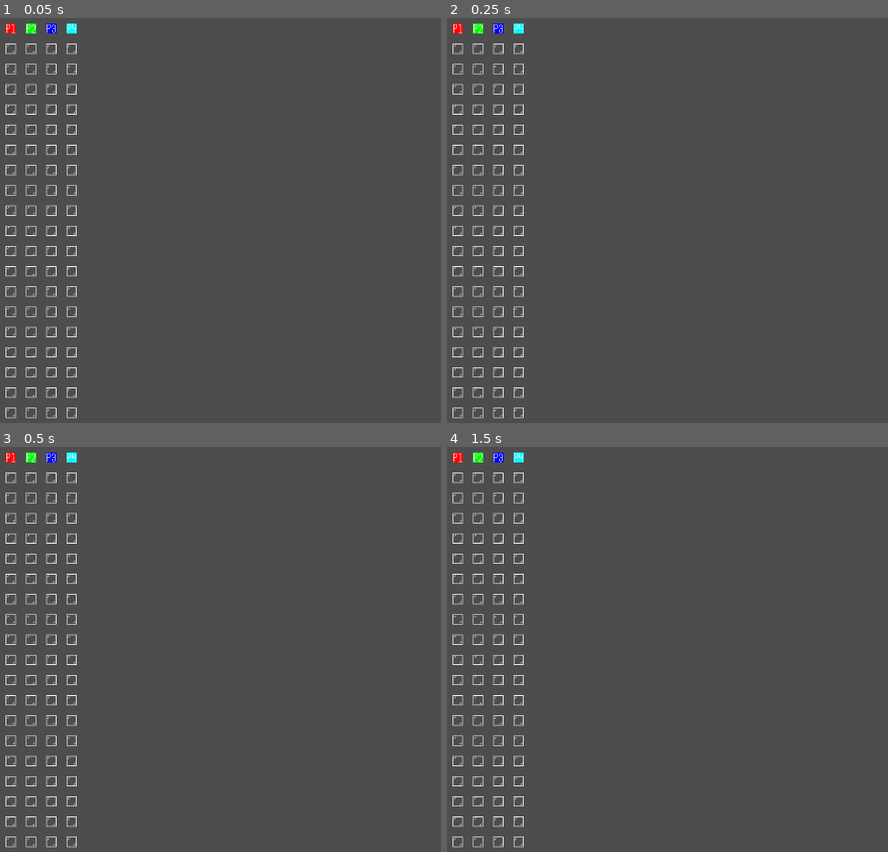
Above: before the commit, frames 1-4 (two rows, left to right).
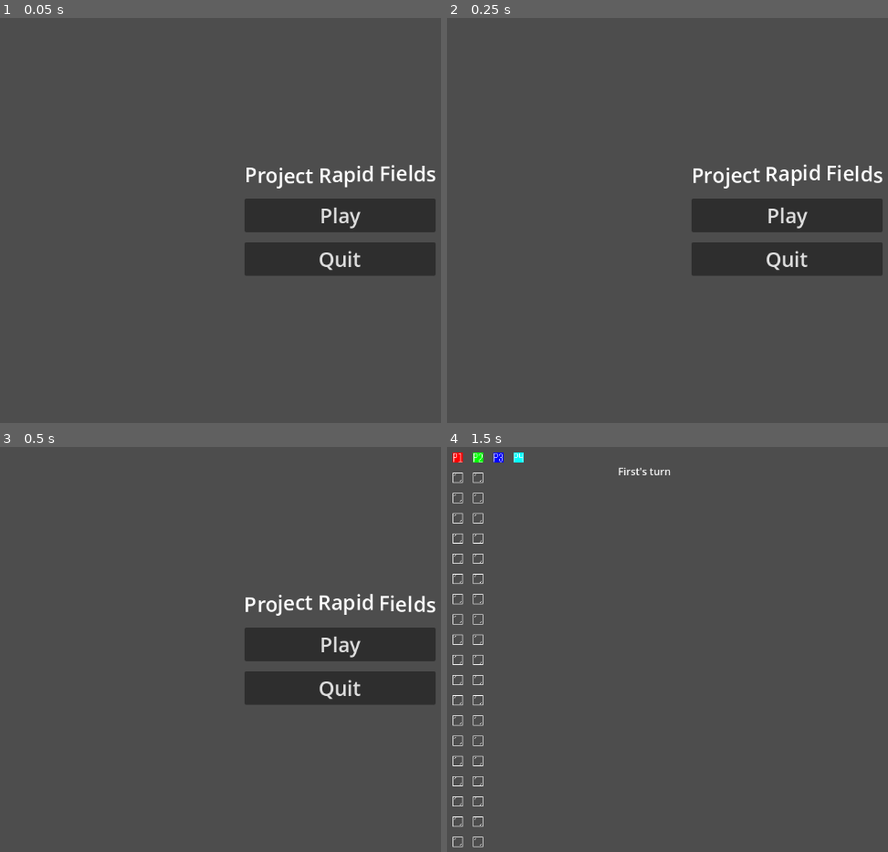
Above: after the commit, the same moments.

Repository: TheRoadstr/rapid-fields
Game: Godot game, scene res://scenes/main_menu.tscn
Two runs of this game, one before a commit and one after it. Both use one fixed random seed, a clock stepped at 60 frames per second and the inputs below. Before the commit the project starts from res://scenes/main.tscn.
Inputs (mouse positions are in pixels of both pictures, inside the frame that each line leads up to):
- Up to frame 1 (0.05 s): no input
- Up to frame 2 (0.25 s): no input
- Up to frame 3 (0.5 s): no input
- Up to frame 4 (1.5 s): click (786, 645) at 0.5 s, where only the run after the commit has a clickable "Play"; tap Enter at 1.25 s; move the mouse to (outside the picture) at 1.27 s; click (outside the picture) at 1.42 s

The runs differ from the first frame. In frame 1, 10% of the frame differs, in the area x 1-99%, y 1-99%; in frame 2, 10%; in frame 3, 10%; in frame 4, 1.1%.

Commit message:
Added main menu

Diff:
--- a/project.godot
+++ b/project.godot
@@ -11,7 +11,7 @@
 [application]
 
 config/name="Gaussian Gang"
-run/main_scene="res://scenes/main.tscn"
+run/main_scene="uid://fqk3ds44y6oy"
 config/features=PackedStringArray("4.4", "Forward Plus")
 config/icon="res://icon.svg"
 
--- a/scenes/main.tscn
+++ b/scenes/main.tscn
@@ -1,8 +1,8 @@
 [gd_scene load_steps=8 format=3 uid="uid://c1w4mx7u786u2"]
 
 [ext_resource type="Script" uid="uid://0c57po4ydp4a" path="res://scripts/main.gd" id="1_gtk27"]
-[ext_resource type="Texture2D" uid="uid://ct007rp4tuow4" path="res://assets/players.jpg" id="2_7ro6n"]
-[ext_resource type="Texture2D" uid="uid://bw7s27pf0toq7" path="res://assets/glass.png" id="3_k2nef"]
+[ext_resource type="Texture2D" uid="uid://ct007rp4tuow4" path="res://assets/Sprites/players.jpg" id="2_7ro6n"]
+[ext_resource type="Texture2D" uid="uid://bw7s27pf0toq7" path="res://assets/Sprites/glass.png" id="3_k2nef"]
 
 [sub_resource type="TileSetAtlasSource" id="TileSetAtlasSource_2p4jm"]
 texture = ExtResource("3_k2nef")
@@ -30,3 +30,10 @@
 
 [node name="PlayerLayer" type="TileMapLayer" parent="."]
 tile_set = SubResource("TileSet_30uft")
+
+[node name="Label" type="Label" parent="."]
+offset_left = 309.0
+offset_top = 34.0
+offset_right = 349.0
+offset_bottom = 57.0
+text = "hello world"
--- /dev/null
+++ b/scenes/main_menu.tscn
@@ -0,0 +1,46 @@
+[gd_scene load_steps=2 format=3 uid="uid://fqk3ds44y6oy"]
+
+[ext_resource type="Script" uid="uid://c20my820wl43d" path="res://scripts/main_menu.gd" id="1_l6cm7"]
+
+[node name="main_menu" type="Control"]
+layout_mode = 3
+anchors_preset = 15
+anchor_right = 1.0
+anchor_bottom = 1.0
+grow_horizontal = 2
+grow_vertical = 2
+script = ExtResource("1_l6cm7")
+
+[node name="CenterContainer" type="CenterContainer" parent="."]
+layout_mode = 0
+offset_right = 1152.0
+offset_bottom = 648.0
+
+[node name="VBoxContainer" type="VBoxContainer" parent="CenterContainer"]
+layout_mode = 2
+theme_override_constants/separation = 16
+alignment = 1
+
+[node name="RichTextLabel" type="RichTextLabel" parent="CenterContainer/VBoxContainer"]
+process_mode = 3
+layout_mode = 2
+theme_override_font_sizes/normal_font_size = 32
+bbcode_enabled = true
+text = "[shake rate=10.0 level=4 connected=0][wave amp=20.0 freq=4.0 connected=0]Project Rapid Fields[/wave][/shake]"
+fit_content = true
+autowrap_mode = 0
+horizontal_alignment = 1
+vertical_alignment = 1
+
+[node name="Play" type="Button" parent="CenterContainer/VBoxContainer"]
+layout_mode = 2
+theme_override_font_sizes/font_size = 32
+text = "Play"
+
+[node name="Quit" type="Button" parent="CenterContainer/VBoxContainer"]
+layout_mode = 2
+theme_override_font_sizes/font_size = 32
+text = "Quit"
+
+[connection signal="pressed" from="CenterContainer/VBoxContainer/Play" to="." method="_on_play_pressed"]
+[connection signal="pressed" from="CenterContainer/VBoxContainer/Quit" to="." method="_on_quit_pressed"]
--- a/scripts/main.gd
+++ b/scripts/main.gd
@@ -2,7 +2,7 @@
 
 @onready var glass_layer: TileMapLayer = $GlassLayer
 @onready var player_layer: TileMapLayer = $PlayerLayer
-
+@onready var label: Label = $Label
 
 var rng = RandomNumberGenerator.new()
 
@@ -19,7 +19,7 @@
 var bunny_alive = [mad_alive, homeless_alive, crazy_alive, ribbit_alive]
 
 var game_over = false
-var difficulty = 0
+var difficulty = 2
 
 var glass = []
 var dangers = []
@@ -87,6 +87,11 @@
 			if index == 4:
 				index = 0
 			if bunny_alive[index]:
+				match index:
+					0: label.text = "First's turn"
+					1: label.text = "Second's turn"
+					2: label.text = "Third's turn"
+					3: label.text = "Fourth's turn"
 				await wait_for_click()
 				clicking = false
 				if click in glass and click[1] == bunny_coords[index][1] + 2:
@@ -102,8 +107,8 @@
 			else:
 				index += 1
 
-	if mad_alive or homeless_alive or crazy_alive or ribbit_alive:
-		game_over = true
+		if !mad_alive and !homeless_alive and !crazy_alive and !ribbit_alive:
+			game_over = true
 
 func wait_for_click():
 	if clicking:
--- /dev/null
+++ b/scripts/main_menu.gd
@@ -0,0 +1,9 @@
+extends Control
+
+func _on_play_pressed() -> void:
+	print("Starting game")
+	get_tree().change_scene_to_file("res://scenes/main.tscn")
+
+func _on_quit_pressed() -> void:
+	print("Closing game")
+	get_tree().quit()
Binary file added: assets/Fonts/PixelOperator8-Bold.ttf
Not shown, added: assets/Fonts/PixelOperator8-Bold.ttf.import
Binary file added: assets/Fonts/PixelOperator8.ttf
Not shown, added: assets/Fonts/PixelOperator8.ttf.import
Binary file added: assets/Sprites/Cards/Control.jpg
Not shown, added: assets/Sprites/Cards/Control.jpg.import
Binary file added: assets/Sprites/Cards/Skip.jpg
Not shown, added: assets/Sprites/Cards/Skip.jpg.import
Binary file added: assets/Sprites/Cards/Steal.jpg
Not shown, added: assets/Sprites/Cards/Steal.jpg.import
Binary file added: assets/Sprites/Cards/Swap.jpg
Not shown, added: assets/Sprites/Cards/Swap.jpg.import
(and 5 more such lines)
